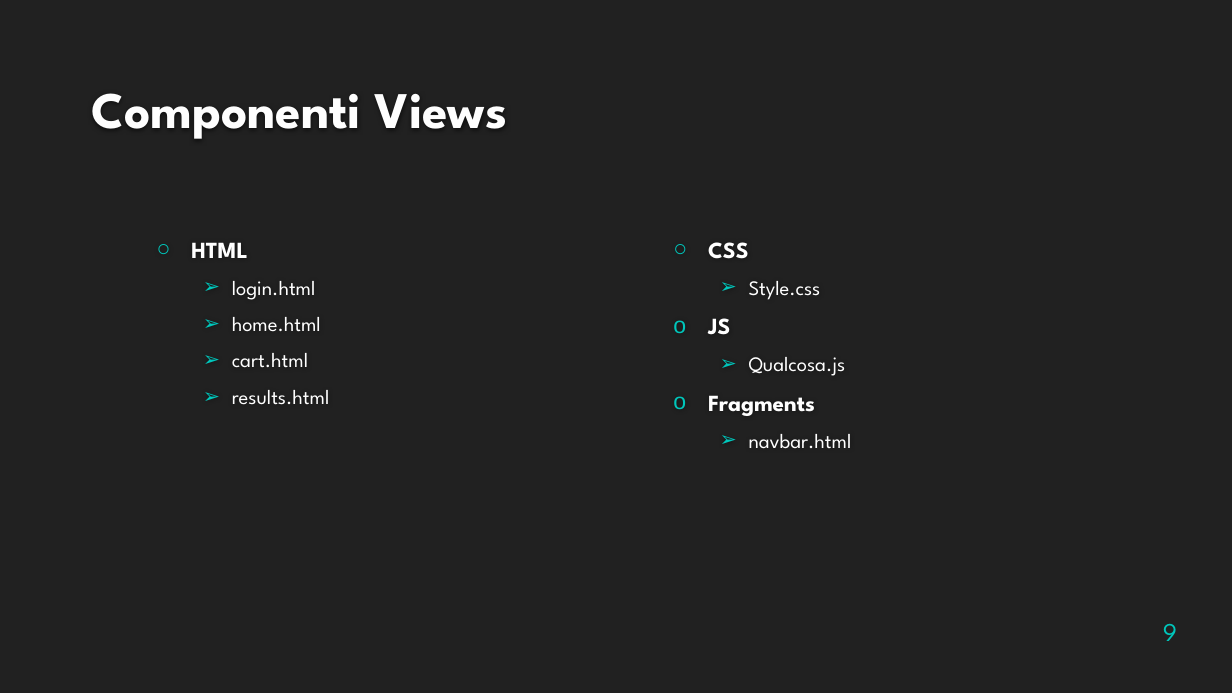
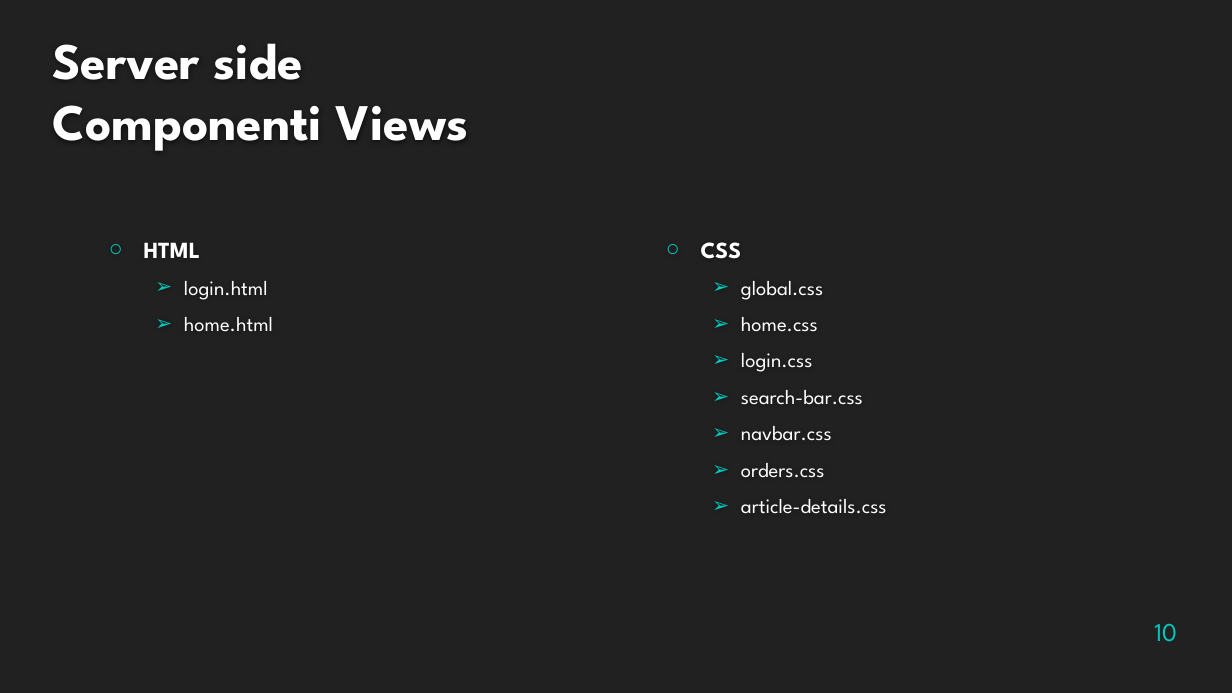
Before and after one commit to fedy97/TIW_RIA-2020-2021, a slide deck: slide 10 of doc/RIA/TIW_PRJ5_2020_2021_v1.pptx (slide 9 before the commit). Drawn at 1232x693 pixels with LibreOffice and Linux fonts; fonts in the diff are those of the drawing; background and template pictures are left out. Boxes give left, top, right and bottom in pixels: in the first picture for what was removed or moved away, otherwise in the second. Text is boxed around its words. In the diff, an @@ line names an element or a change of style, - is before the commit and + after.

```diff
--- a/doc/RIA/TIW_PRJ5_2020_2021_v1.pptx
+++ b/doc/RIA/TIW_PRJ5_2020_2021_v1.pptx
@@ title at (52, 43, 469, 151): text changed @@
-Componenti Views
+Server side
+Componenti Views
@@ text "HTML": place and size @@
-text "HTML" at (191, 242, 330, 405)
+text "HTML" at (144, 242, 273, 332)
@@ text "CSS": place and size @@
-text "CSS" at (708, 242, 852, 449)
+text "CSS" at (701, 242, 887, 514)
@@ text at (741, 281, 887, 514): text changed @@
-  ➢ Style.css
-o JS
-  ➢ Qualcosa.js
-o Fragments
-  ➢ navbar.html
+  ➢ global.css
+  ➢ home.css
+  ➢ login.css
+  ➢ search-bar.css
+  ➢ navbar.css
+  ➢ orders.css
+  ➢ article-details.css
@@ text at (232, 353, 330, 405): paragraphs removed @@
-  ➢ cart.html
-  ➢ results.html
@@ page number at (1154, 624, 1177, 642): text changed @@
-9
+10
```
Also in this commit, not shown: 3 other slides changed, 13 slides added, 1 slide removed, 14 other files.
